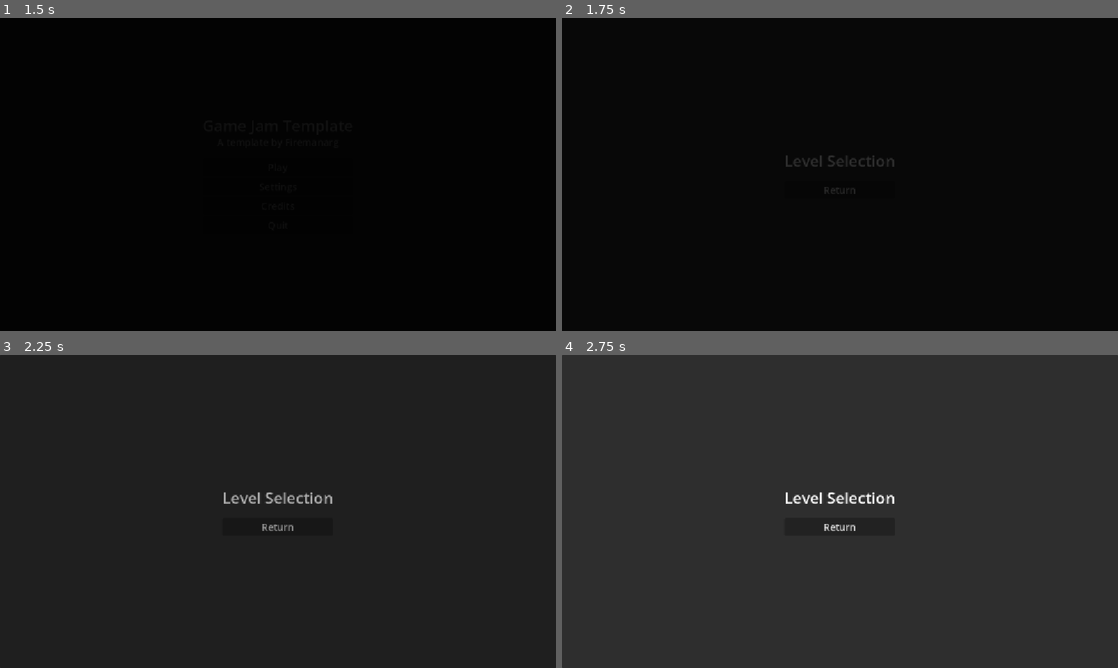
Above: before the commit, frames 1-4 (two rows, left to right).
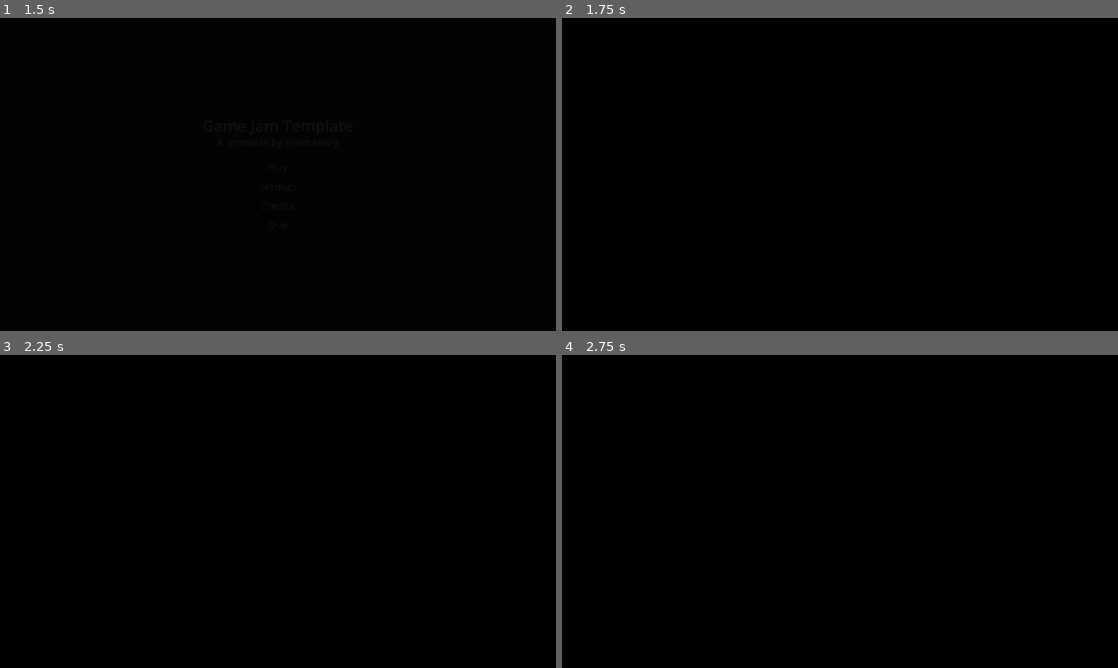
Above: after the commit, the same moments.

Repository: Firemanarg/game-jam-template
Game: Godot game, scene res://scenes/gui/main_screen.tscn
Two runs of this game, one before a commit and one after it. Both use one fixed random seed, a clock stepped at 60 frames per second and the inputs below. The project has no main scene, so this scene is started directly.
Inputs:
- Up to frame 1 (1.5 s): click "Play" at 0.5 s; click "Play" at 1.25 s
- Up to frame 2 (1.75 s): no input
- Up to frame 3 (2.25 s): hold D (move_right) from 2.03 s (still down); tap Space (attack) at 2.1 s
- Up to frame 4 (2.75 s): keep holding D (move_right); tap W (move_up) at 2.27 s

Frame 1 is identical in both runs. In frame 2, 0.3% of the frame differs, in the area x 40-60%, y 43-57%; in frame 3, 99%; in frame 4, 100%, in the area x 0-100%, y 0-100%.

Commit message:
feat: Create InitialLoadingScreen and integrate it to default action list

Diff:
--- a/scenes/common/default_action_list.gd
+++ b/scenes/common/default_action_list.gd
@@ -1,22 +1,26 @@
 extends ActionList
 
 # ------------------------------------------------------------------------------
-
-# GUI Scenes
-const MAIN_SCREEN = preload("uid://ssroffps0cp7")
-const LEVEL_SELECTION_SCREEN = preload("uid://62walnjltsi0")
-const SETTINGS_SCREEN = preload("uid://b4di7ixk5c6wg")
-const CREDITS_SCREEN = preload("uid://boowktjmcq156")
 
 # Transition Scenes
 const FADE_TRANSITION = preload("uid://dvwyl74o1x6ie")
 const V_DOTS_HALFTONE_TRANSITION = preload("uid://du4av3flq64jc")
 const V_STRIPS_TRANSITION = preload("uid://d21b1mft4706r")
 
+
+var MAIN_SCREEN: PackedScene = null
+var LEVEL_SELECTION_SCREEN: PackedScene = null
+var SETTINGS_SCREEN: PackedScene = null
+var CREDITS_SCREEN: PackedScene = null
+
 # ------------------------------------------------------------------------------
 
 func _init() -> void:
 	_actions = {
+		&"initial_loading_screen": {
+			&"finished": Action.create(_initial_loading_screen__finished),
+			&"failed": Action.create(_initial_loading_screen__failed),
+		},
 		&"main_screen": {
 			&"play": Action.create(_main_screen__play),
 			&"settings": Action.create(_main_screen__settings),
@@ -37,10 +41,10 @@
 # ------------------------------------------------------------------------------
 
 #region Common Methods
-func _transition_to_file(
-		transition_scene: PackedScene,
-		filepath: String,
-		callback: Callable = func(): pass) -> void:
+func _transition_to_packed(
+		packed_scene: PackedScene,
+		transition_scene: PackedScene = FADE_TRANSITION,
+		callback: Callable = Callable()) -> void:
 	var transition: FDTransition = null
 	if transition_scene:
 		transition = transition_scene.instantiate()
@@ -48,37 +52,72 @@
 		FDLog.log_warn(
 				"[DefaultActionList]: Invalid transition scene. Changing "
 				+ "scene without transition.")
-		get_tree().change_scene_to_file(filepath)
+		get_tree().change_scene_to_packed(packed_scene)
 	transition.layer = 1024 # Optional: Keep if you want the transition to overlay all layers
 	add_child(transition)
 	await transition.play(
 		func():
-			get_tree().change_scene_to_file(filepath)
+			get_tree().change_scene_to_packed(packed_scene)
 			await get_tree().scene_changed
-			callback.call()
-	)
+			if callback.is_valid():
+				callback.call())
 	transition.queue_free()
+
+
+func _transition_to_file(
+		filepath: String,
+		transition_scene: PackedScene = FADE_TRANSITION,
+		callback: Callable = Callable()) -> void:
+	var scene: PackedScene = ResourceLoader.load(filepath)
+	_transition_to_packed(scene, transition_scene, callback)
 #endregion
 
 # ------------------------------------------------------------------------------
 
+#region Initial Loading Screen
+func _initial_loading_screen__finished(
+		next_scene: String, failed_paths: PackedStringArray) -> void:
+	if not failed_paths.is_empty():
+		FDLog.log_warn(
+				"[ActionManager]: Loaded initial scenes with failures: [%s]" % [
+					", ".join(failed_paths)
+				])
+
+	MAIN_SCREEN = (
+			ResourceLoader.load("res://scenes/gui/main_screen.tscn"))
+	LEVEL_SELECTION_SCREEN = (
+			ResourceLoader.load("res://scenes/gui/level_selection_screen.tscn"))
+	SETTINGS_SCREEN = (
+			ResourceLoader.load("res://scenes/gui/settings_screen.tscn"))
+	CREDITS_SCREEN = (
+			ResourceLoader.load("res://scenes/gui/credits_screen.tscn"))
+
+	if next_scene.is_empty():
+		return
+	_transition_to_file(next_scene)
+
+
+@warning_ignore("unused_parameter")
+func _initial_loading_screen__failed(
+		next_scene: String, failed_paths: PackedStringArray) -> void:
+	FDLog.log_warn(
+			"[ActionManager]: Initial scenes loading has failed: [%s]" % [
+				", ".join(failed_paths)
+			])
+#endregion
+
+
 #region Main Screen
 func _main_screen__play() -> void:
-	_transition_to_file(
-			FADE_TRANSITION,
-			"res://scenes/gui/level_selection_screen.tscn")
+	_transition_to_packed(LEVEL_SELECTION_SCREEN)
 
 
 func _main_screen__settings() -> void:
-	_transition_to_file(
-			V_DOTS_HALFTONE_TRANSITION,
-			"res://scenes/gui/settings_screen.tscn")
+	_transition_to_packed(SETTINGS_SCREEN)
 
 
 func _main_screen__credits() -> void:
-	_transition_to_file(
-			V_STRIPS_TRANSITION,
-			"res://scenes/gui/credits_screen.tscn")
+	_transition_to_packed(CREDITS_SCREEN)
 
 
 func _main_screen__quit() -> void:
@@ -91,23 +130,17 @@
 
 #region Level Selection Screen
 func _level_selection_screen__return() -> void:
-	_transition_to_file(
-			FADE_TRANSITION,
-			"res://scenes/gui/main_screen.tscn")
+	_transition_to_packed(MAIN_SCREEN)
 #endregion
 
 
 #region Settings Screen
 func _settings_screen__return() -> void:
-	_transition_to_file(
-			V_DOTS_HALFTONE_TRANSITION,
-			"res://scenes/gui/main_screen.tscn")
+	_transition_to_packed(MAIN_SCREEN)
 #endregion
 
 
 #region Credits Screen
 func _credits_screen__return() -> void:
-	_transition_to_file(
-			V_STRIPS_TRANSITION,
-			"res://scenes/gui/main_screen.tscn")
+	_transition_to_packed(MAIN_SCREEN)
 #endregion
--- /dev/null
+++ b/scenes/gui/initial_loading_screen.tscn
@@ -0,0 +1,9 @@
+[gd_scene format=3 uid="uid://cdk8jqdykligq"]
+
+[ext_resource type="PackedScene" uid="uid://bn7muet5m37op" path="res://scenes/common/loading_system/action_loading_screen.tscn" id="1_aidf7"]
+
+[node name="InitialLoadingScreen" unique_id=478888503 instance=ExtResource("1_aidf7")]
+context = &"initial_loading_screen"
+next_scene = "res://scenes/gui/main_screen.tscn"
+paths_to_load = ["res://scenes/gui/main_screen.tscn", "res://scenes/gui/settings_screen.tscn", "res://scenes/gui/level_selection_screen.tscn", "res://scenes/gui/credits_screen.tscn"]
+load_pre_delay = 0.5
